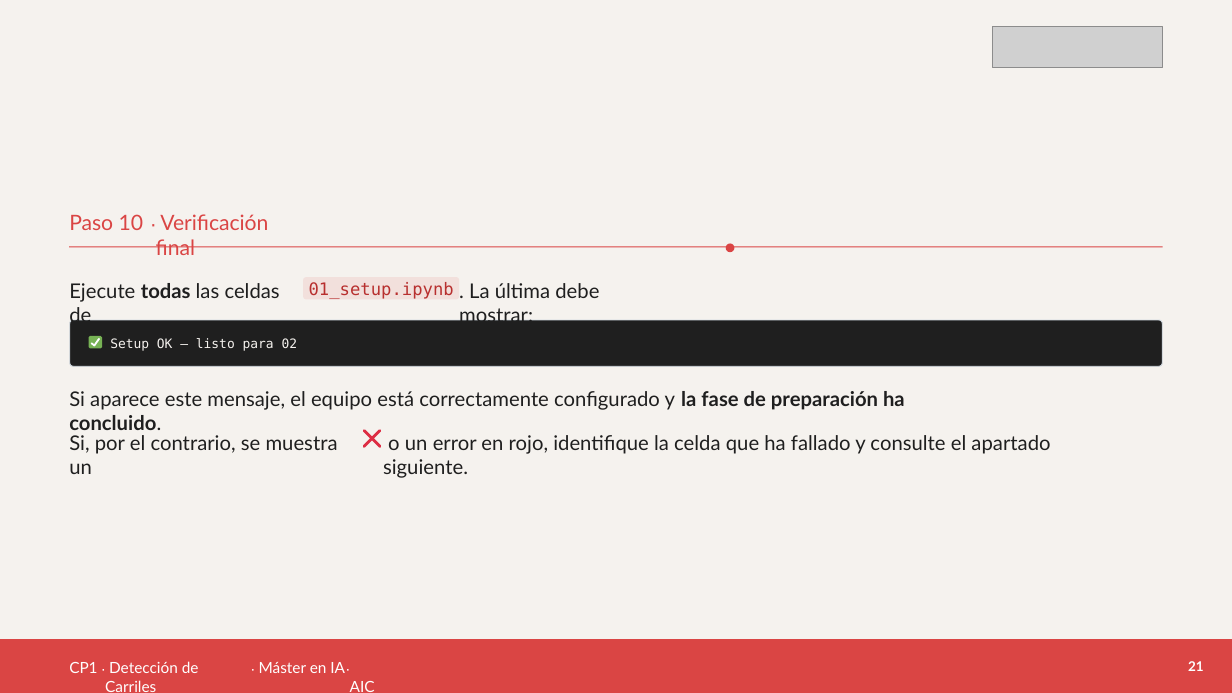
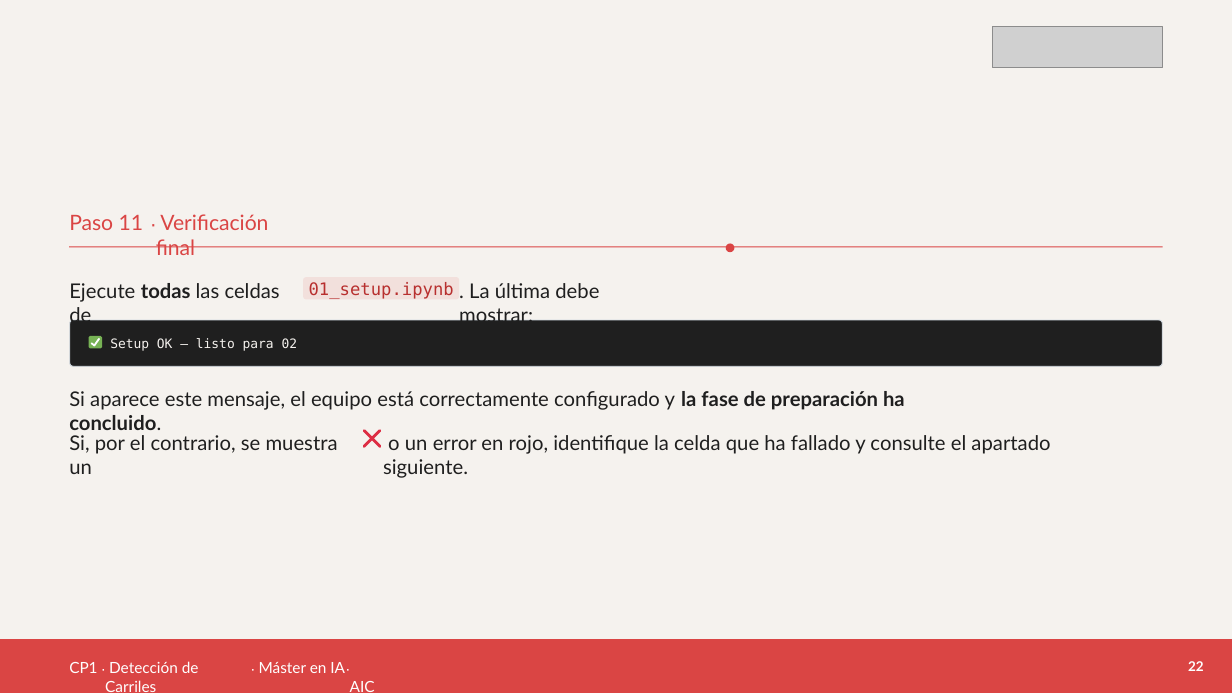
Before and after one commit to codx-digital/master-ia-practicas, a slide deck: slide 22 of CP1-carriles/rendered/CP1-dosier-alumno.pptx (slide 21 before the commit). Drawn at 1232x693 pixels with LibreOffice and Linux fonts; fonts in the diff are those of the drawing; grey boxes stand for pictures. Boxes give left, top, right and bottom in pixels: in the first picture for what was removed or moved away, otherwise in the second. Text is boxed around its words. In the diff, an @@ line names an element or a change of style, - is before the commit and + after.

```diff
--- a/CP1-carriles/rendered/CP1-dosier-alumno.pptx
+++ b/CP1-carriles/rendered/CP1-dosier-alumno.pptx
@@ text at [69, 215, 144, 230]: text changed @@
-Paso 10
+Paso 11
@@ text at [1188, 661, 1204, 671]: text changed @@
-21
+22
```
Also in this commit, not shown: 28 other slides changed, 1 slide added, 3 other files.
